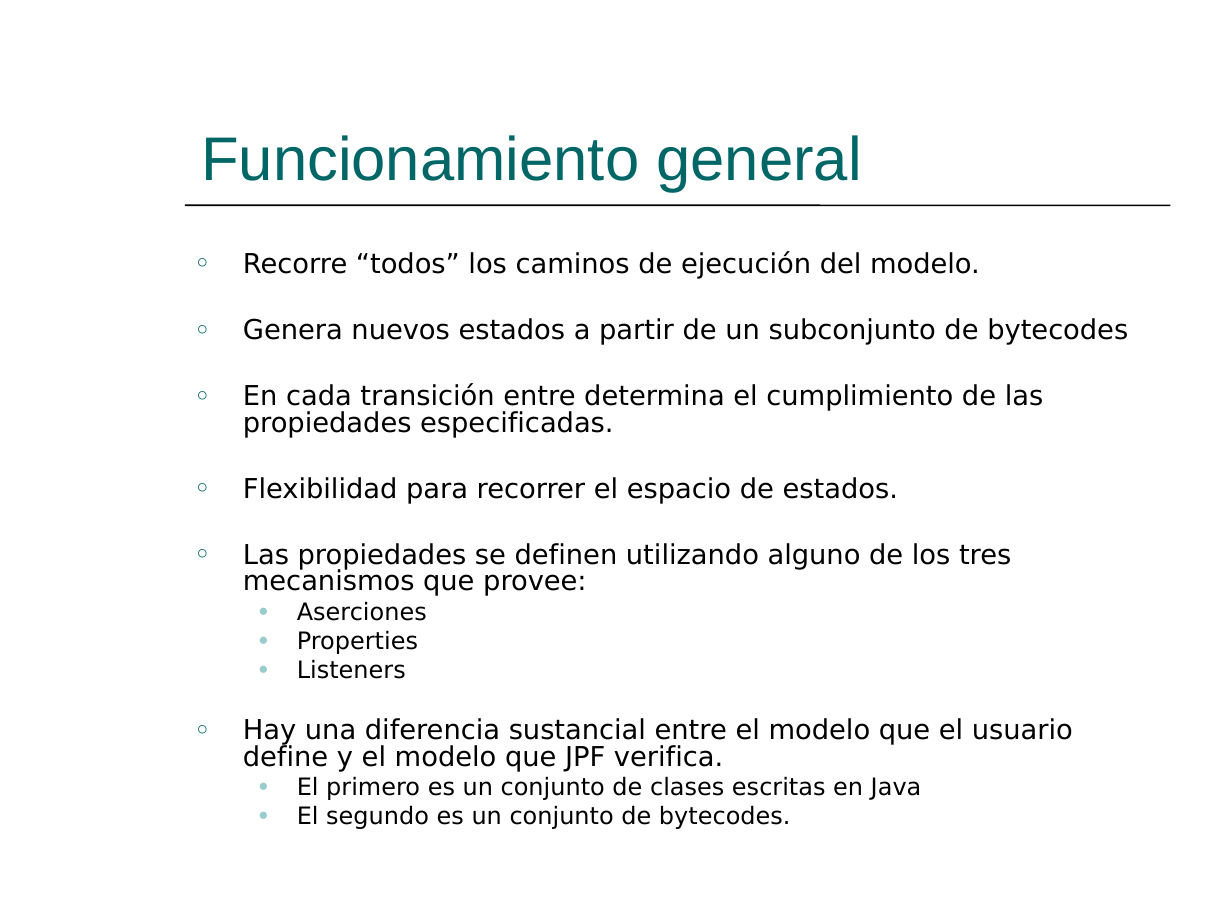
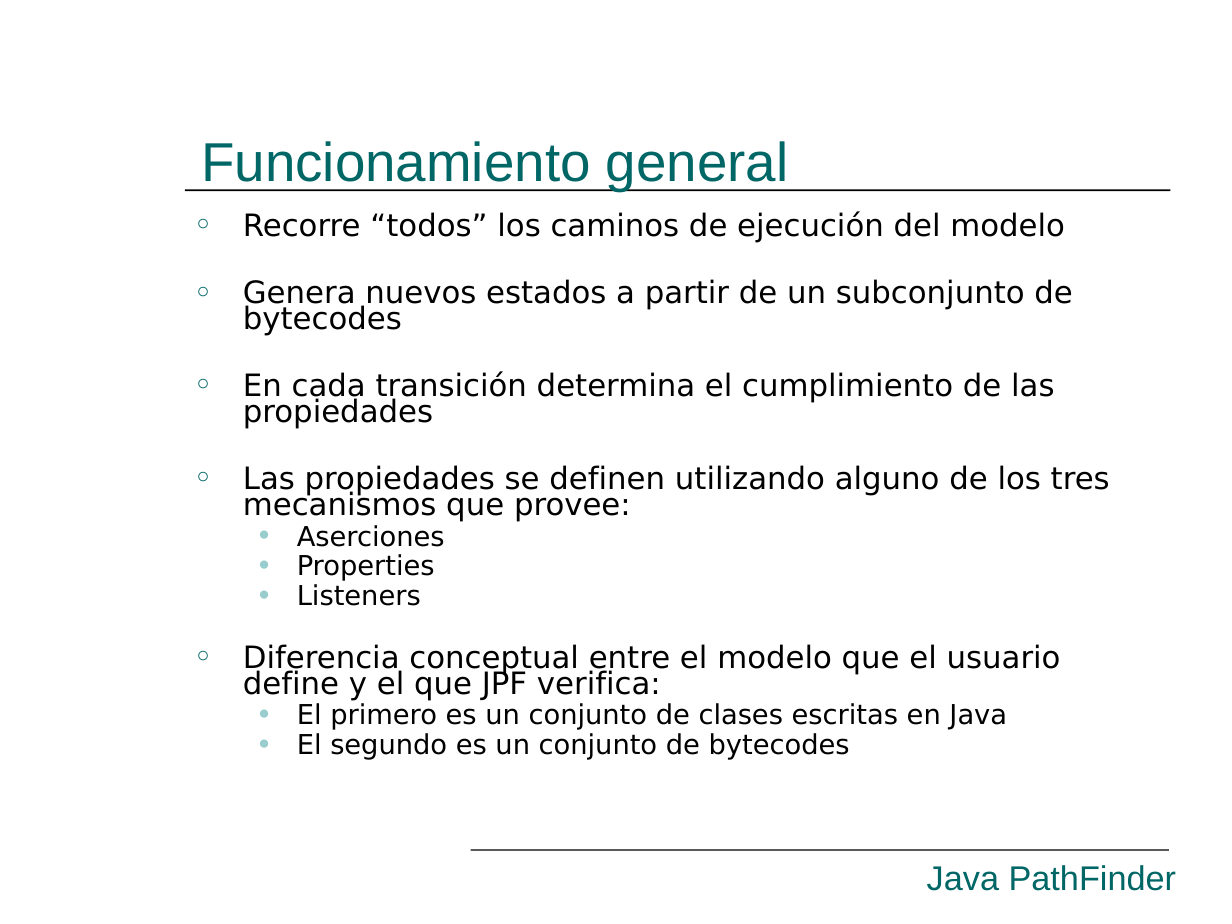
Before and after one commit to hugomelendez/tesis-jpf-2006, a slide deck: slide 17 of tesis-doc/Presentación.ppt. Drawn at 1232x924 pixels with LibreOffice and Linux fonts; fonts in the diff are those of the drawing. Boxes give left, top, right and bottom in pixels: in the first picture for what was removed or moved away, otherwise in the second. Text is boxed around its words. In the diff, an @@ line names an element or a change of style, - is before the commit and + after.

```diff
--- a/tesis-doc/Presentación.ppt
+++ b/tesis-doc/Presentación.ppt
@@ title "Funcionamiento general" at <box>201,141,789,191</box>: size 36 to 32 pt @@
@@ text "Recorre “todos” los caminos de ...": place and size @@
-text "Recorre “todos” los caminos de ..." at <box>243,251,1128,829</box>
+text "Recorre “todos” los caminos de ..." at <box>243,211,1110,760</box>
@@ line moved from (185, 206) - (1170, 206) to (185, 190) - (1170, 190) @@
@@ text at <box>243,211,1065,243</box>: text changed; size 16 to 18 pt @@
-○ Recorre “todos” los caminos de ejecución del modelo.
+○ Recorre “todos” los caminos de ejecución del modelo
@@ text at <box>243,279,1110,730</box>: size 16 to 18 pt in "Genera nuevos estados a partir de un ...", "Las propiedades se definen utilizando alguno de ..."; size 14 to 16 pt in "Aserciones", "Properties", "Listeners", "El primero es un conjunto de clases ..."; line spacing 0.8 to 0.7 @@
@@ text at <box>243,371,1054,429</box>: text changed; size 16 to 18 pt @@
-○ En cada transición entre determina el cumplimiento de las propiedades especificadas.
-○ Flexibilidad para recorrer el espacio de estados.
+○ En cada transición determina el cumplimiento de las propiedades
@@ text at <box>243,644,1061,701</box>: text changed; size 16 to 18 pt @@
-○ Hay una diferencia sustancial entre el modelo que el usuario define y el modelo que JPF verifica.
+○ Diferencia conceptual entre el modelo que el usuario define y el que JPF verifica:
@@ text at <box>297,733,850,760</box>: text changed; size 14 to 16 pt @@
-  ● El segundo es un conjunto de bytecodes.
+  ● El segundo es un conjunto de bytecodes
@@ line added from (471, 850) to (1169, 850), #000000 0.74 pt @@
@@ text added at <box>927,865,1177,891</box>, 20 pt, text #006666 @@
+Java PathFinder
```
Also in this commit, not shown: 47 other slides changed, 2 slides added, 1 slide removed.
